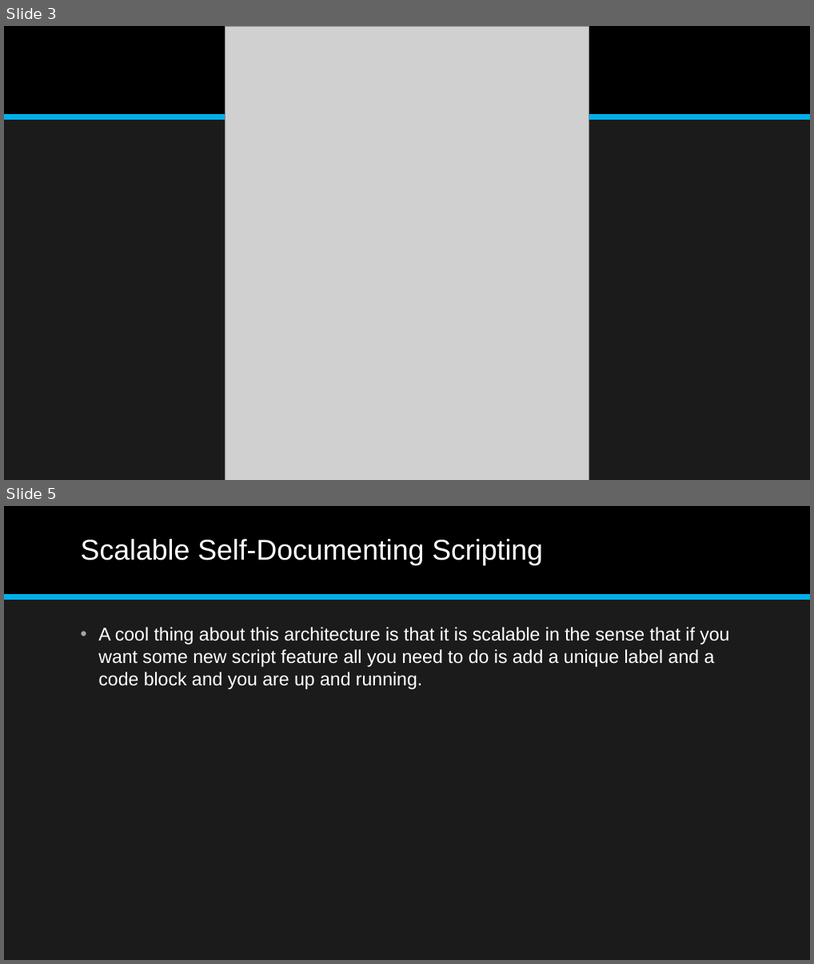
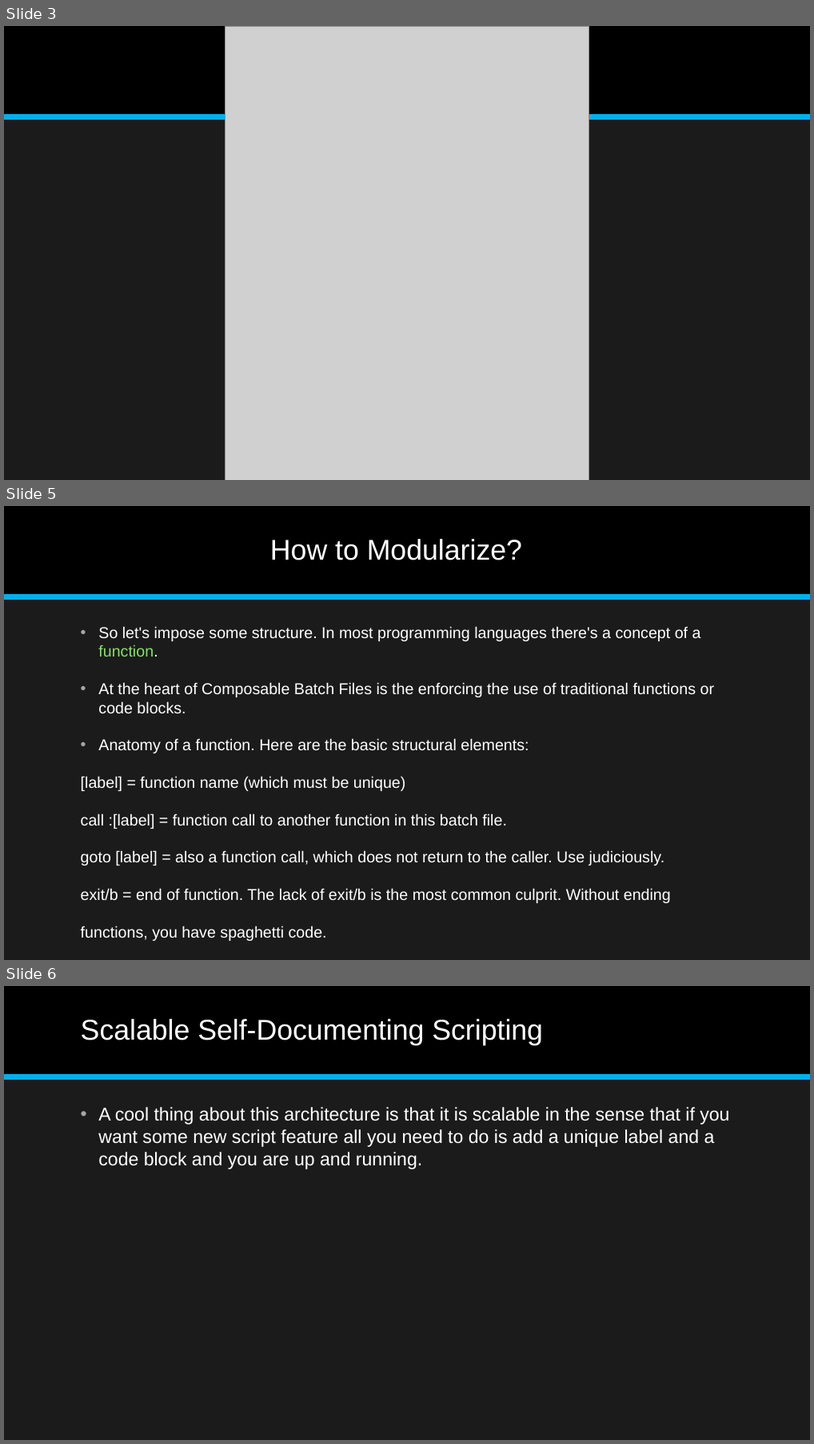
Before and after one commit to jonathan-r-jones/Composable-Batch-Files, a slide deck: Composable Batch File Helper.pptx. Shown one above the other, each under a label of ours: slides 3 and 5 before the commit, slides 3, 5 and 6 after it; the slides between them are not shown. The pictures are 814x964 and 814x1444 pixels, drawn with LibreOffice and Linux fonts; fonts in the diff are those of the drawing; grey boxes stand for pictures. Boxes give left, top, right and bottom in pixels: in the first picture for what was removed or moved away, otherwise in the second. Text is boxed around its words. In the diff, an @@ line names an element or a change of style, - is before the commit and + after.

```diff
--- a/Composable Batch File Helper.pptx
+++ b/Composable Batch File Helper.pptx
@@ slide 5 added at (x1=4, y1=506, x2=810, y2=960), background #1B1B1B; not listed: 2 template elements that a slide beside it also shows @@
@@ title added at (x1=270, y1=539, x2=522, y2=560), 34 pt, text #FFFFFF @@
+How to Modularize?
@@ text added at (x1=81, y1=626, x2=714, y2=903), 18.7 pt, text #FFFFFF @@
+• So let's impose some structure. In most programming languages there's a concept of a function.
+• At the heart of Composable Batch Files is the enforcing the use of traditional functions or code blocks.
+• Anatomy of a function. Here are the basic structural elements:
+[label] = function name (which must be unique)
+call :[label] = function call to another function in this batch file.
+goto [label] = also a function call, which does not return to the caller. Use judiciously.
+exit/b = end of function. The lack of exit/b is the most common culprit. Without ending
+functions, you have spaghetti code.
@@ what was slide 5 is now slide 6 @@
```
Also in this commit, not shown: 1 slide changed, 3 other slides added, 1 slide removed, 2 other files.
